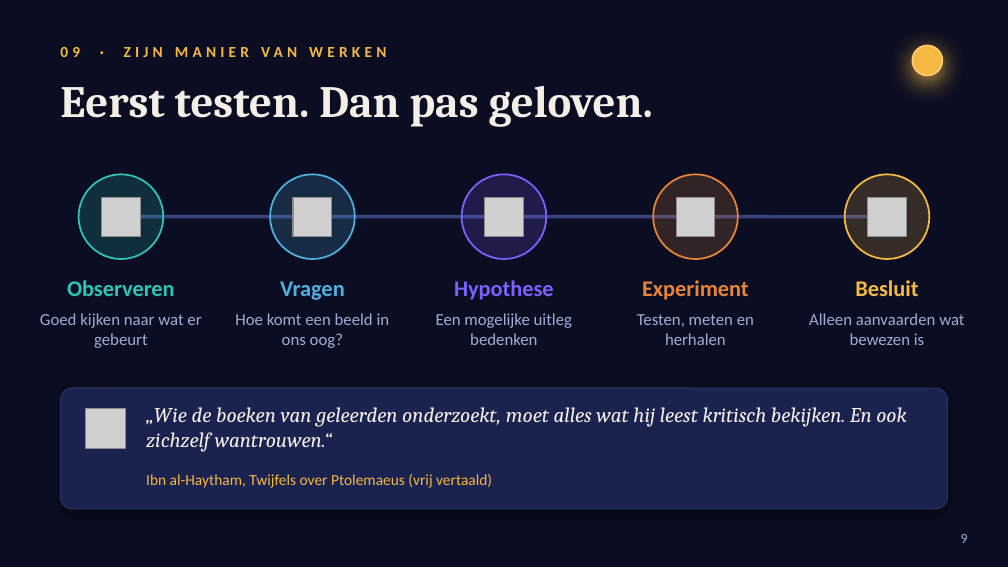
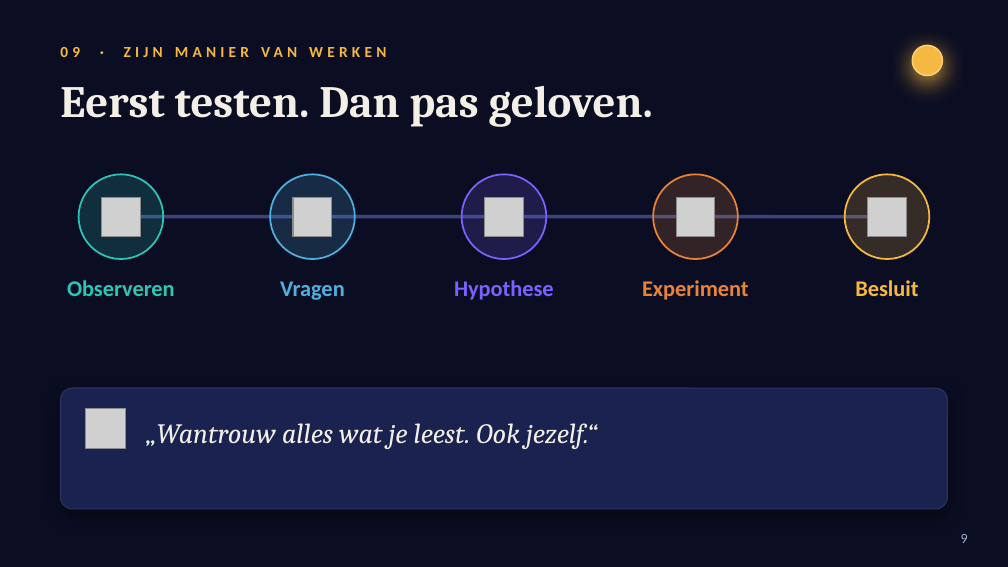
Before and after one commit to riseecom911-sketch/claudemaxxxxxxx, a slide deck: slide 9 of output/Ibn_al-Haytham_animated.pptx. Drawn at 1008x567 pixels with LibreOffice and Linux fonts; fonts in the diff are those of the drawing; grey boxes stand for pictures; background and template pictures are left out. Boxes give left, top, right and bottom in pixels: in the first picture for what was removed or moved away, otherwise in the second. Text is boxed around its words. In the diff, an @@ line names an element or a change of style, - is before the commit and + after.

```diff
--- a/output/Ibn_al-Haytham_animated.pptx
+++ b/output/Ibn_al-Haytham_animated.pptx
@@ text removed at (40, 313, 201, 348) @@
-Goed kijken naar wat er gebeurt
@@ text removed at (235, 313, 390, 348) @@
-Hoe komt een beeld in ons oog?
@@ text removed at (436, 313, 572, 345) @@
-Een mogelijke uitleg bedenken
@@ text removed at (637, 314, 754, 345) @@
-Testen, meten en herhalen
@@ text removed at (809, 313, 964, 345) @@
-Alleen aanvaarden wat bewezen is
@@ text at (146, 423, 597, 449): text changed; size 15 to 20 pt @@
-„Wie de boeken van geleerden onderzoekt, moet alles wat hij leest kritisch bekijken. En ook zichzelf wantrouwen.“
+„Wantrouw alles wat je leest. Ook jezelf.“
@@ text removed at (146, 474, 492, 488) @@
-Ibn al-Haytham, Twijfels over Ptolemaeus (vrij vertaald)
```
Also in this commit, not shown: 13 other slides changed.
